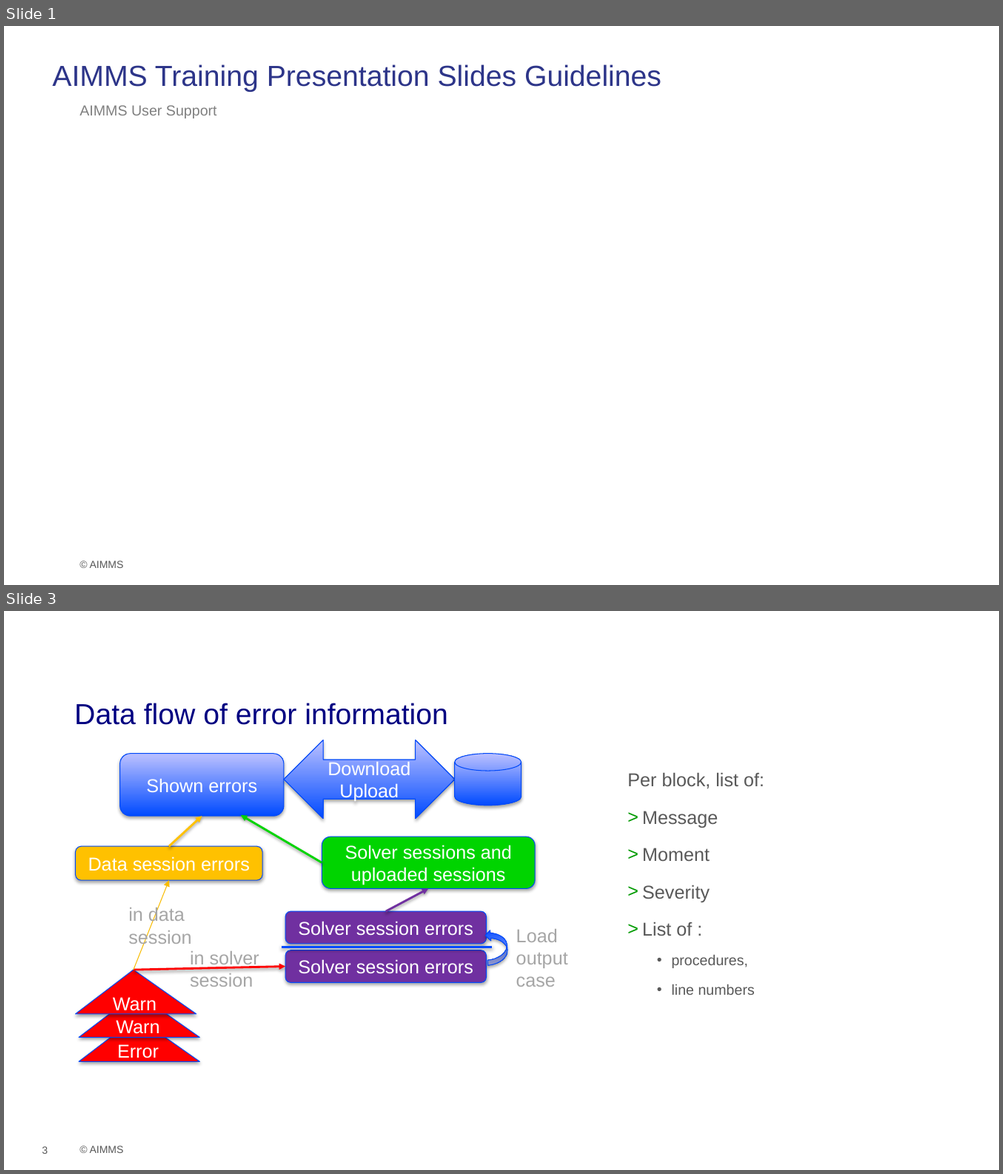
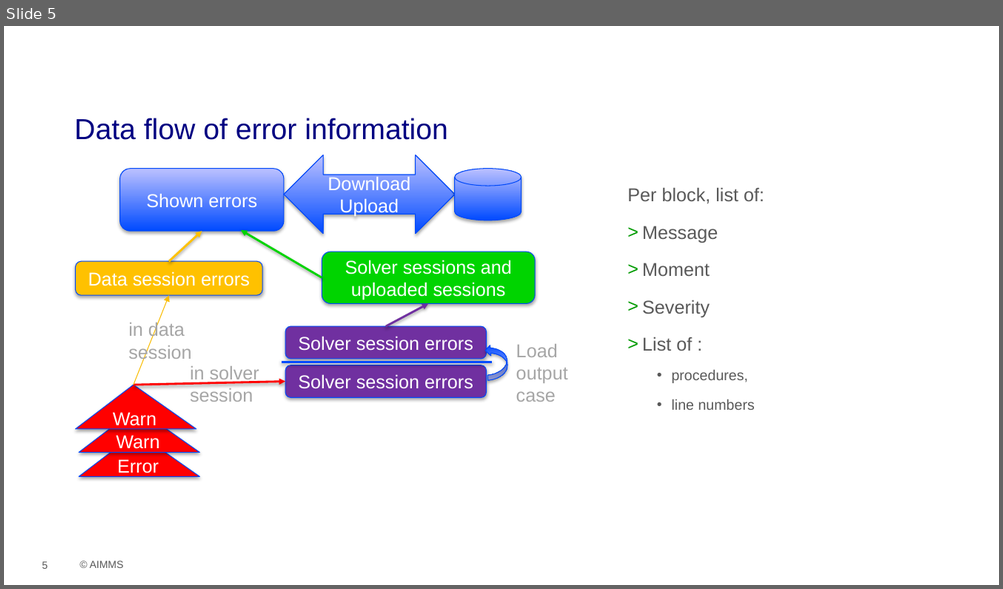
Before and after one commit to aimms/how-to, a slide deck: Articles/310/images/Errors as data.pptx. Shown one above the other, each under a label of ours: slides 1 and 3 before the commit, slide 5 after it; the slides between them are not shown. The pictures are 1003x1174 and 1003x589 pixels, drawn with LibreOffice and Linux fonts; fonts in the diff are those of the drawing; background and template pictures are left out. Boxes give left, top, right and bottom in pixels: in the first picture for what was removed or moved away, otherwise in the second. Text is boxed around its words. In the diff, an @@ line names an element or a change of style, - is before the commit and + after.

```diff
--- a/Articles/310/images/Errors as data.pptx
+++ b/Articles/310/images/Errors as data.pptx
@@ slide 1 removed at box(4, 26, 999, 585), background #FFFFFF; not listed: 1 template element that a slide beside it also shows @@
@@ title removed at box(52, 64, 661, 92) @@
-AIMMS Training Presentation Slides Guidelines
@@ text removed at box(79, 105, 217, 118) @@
-AIMMS User Support
@@ what was slide 3 is now slide 5 @@
@@ page number at box(42, 562, 48, 569): text changed @@
-3
+5
```
Also in this commit, not shown: 1 slide changed, 4 slides added, 3 other files.
